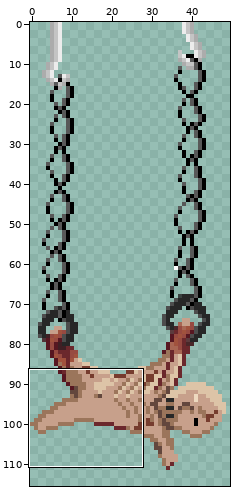
Two versions of one sprite sheet, Content/characters/SCP-1016-ru/SCP-1016-RU_anim_calm.2.png. Above, an overview of the earlier version with the close-up marked.
Close-up. Before the edit:
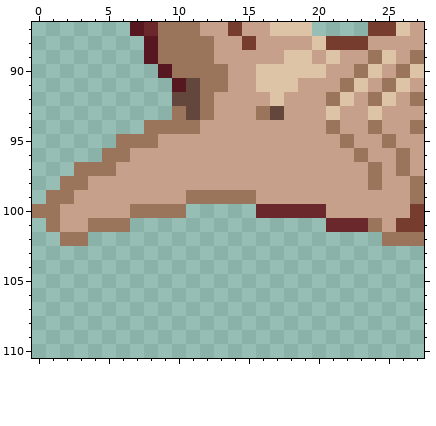
The file is 49x119 pixels. Shown: x 0..27, y 87..110. The old version is drawn lined up with the new one, on the new canvas.
Now the later version:
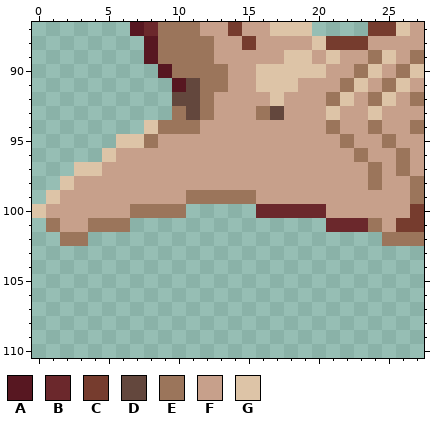
Palette (. is transparent): A #571721  B #6b282c  C #763c2e  D #63473d  E #9b755b  F #c7a08b  G #ddc4a7
Change:
canvas 49x119 -> 50x116 (the part of the old canvas that was cut away was empty and is not shown)
The edit turns colour E into colour F in row 96 at x 6; in row 97 at x 5; in row 98 at x 3; in row 99 at x 2; in row 100 at x 1.
The edit turns colour E into colour G in row 94 at x 8; in row 95 at x 6 to 7; in row 96 at x 5; in row 97 at x 3 to 4; in row 98 at x 2; in row 99 at x 1.
The edit turns colour E into colour G in row 100 at x 0.
